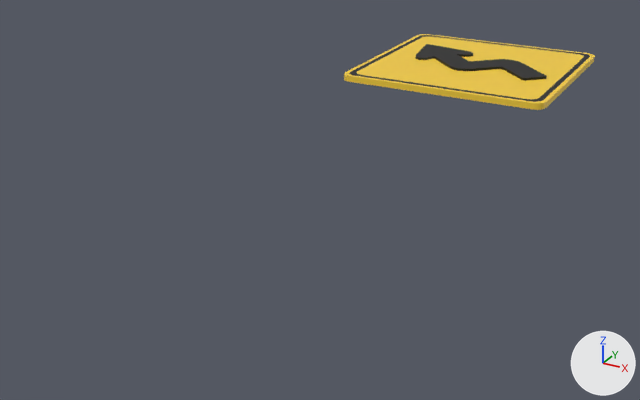
The FBX model Import/left_reverse_turn_sign.fbx, before and after one commit.
Before and after are seen from a camera (50 mm lens) standing at (1.02, -3.0, 0.84) and looking at (-0.08, -1.01, -0.15). The lights are fixed; the arrows at lower right show +X, +Y and +Z. Mesh edges are drawn as thin lines on the coarser meshes. Where no turn or scale is listed for an object, it has been applied to the vertices.

Names of what the first picture shows: 'LeftReverseTurn', 'square_yellow_sign'.
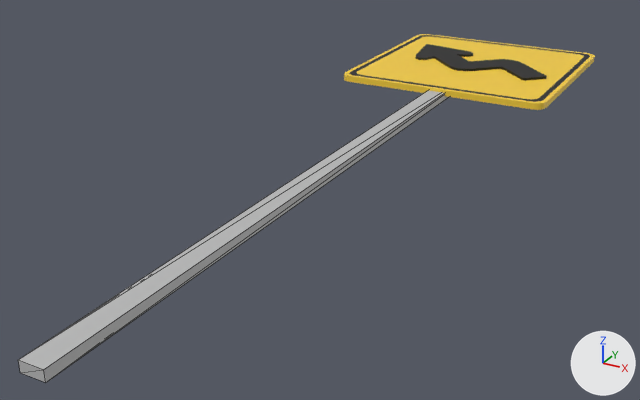
Location of each change, [x1, y1, x2, y2] in pixels of the pictures (640 x 400 px):
```json
{"object": "signpost_mat1", "change": "added", "after": [18, 90, 448, 382]}
```

Edits to the scene script, one JSON object a line:
```json
{"op": "add", "block": "mat_signpost_mat2", "code": ["mat_signpost_mat2 = principled_material('signpost_mat2')", "mat_signpost_mat2.base_color = (0.5, 0.5, 0.5)  # grey #bcbcbc"]}
{"op": "add", "block": "me_mesh_002", "code": ["me_mesh_002 = bpy.data.meshes.new('Mesh.002')", "me_mesh_002.from_pydata(...)  # a box spanning x -0.03..0.03, y -1.09..1.09, z -0.01..0.01", "me_mesh_002.materials.append(mat_signpost_mat2)  # grey #bcbcbc"]}
{"op": "add", "block": "ob_signpost_mat1", "code": ["ob_signpost_mat1 = bpy.data.objects.new('signpost_mat1', me_mesh_002)", "ob_signpost_mat1.location = (0.0, -1.054, -0.012)"]}
```
